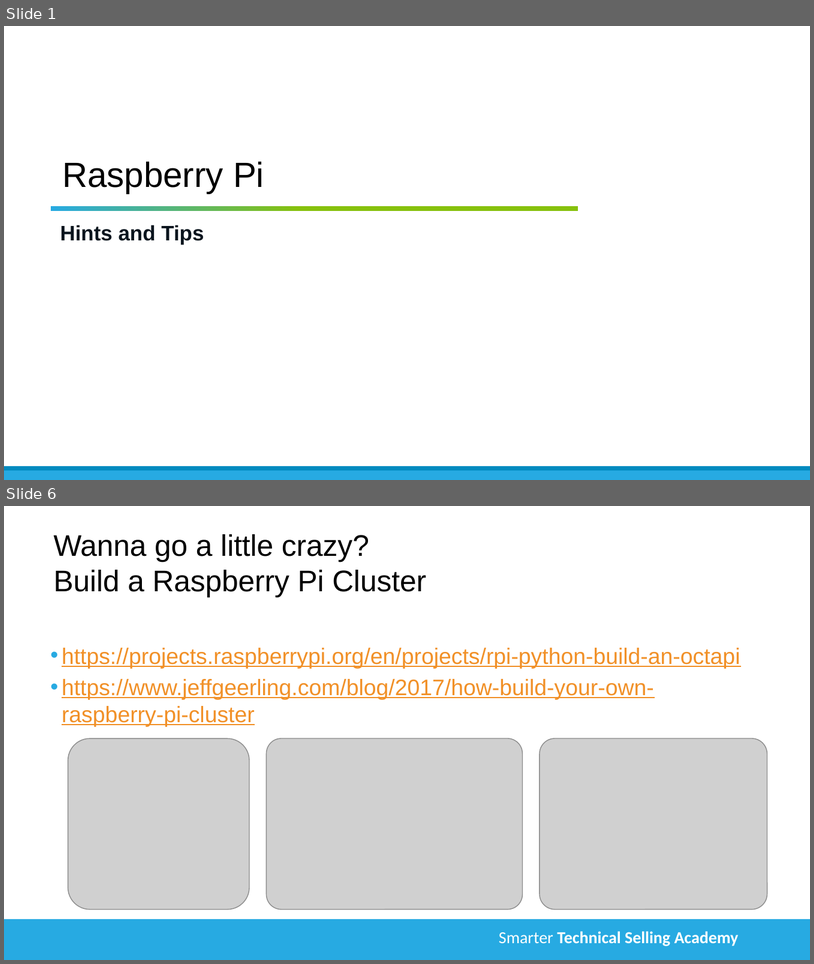
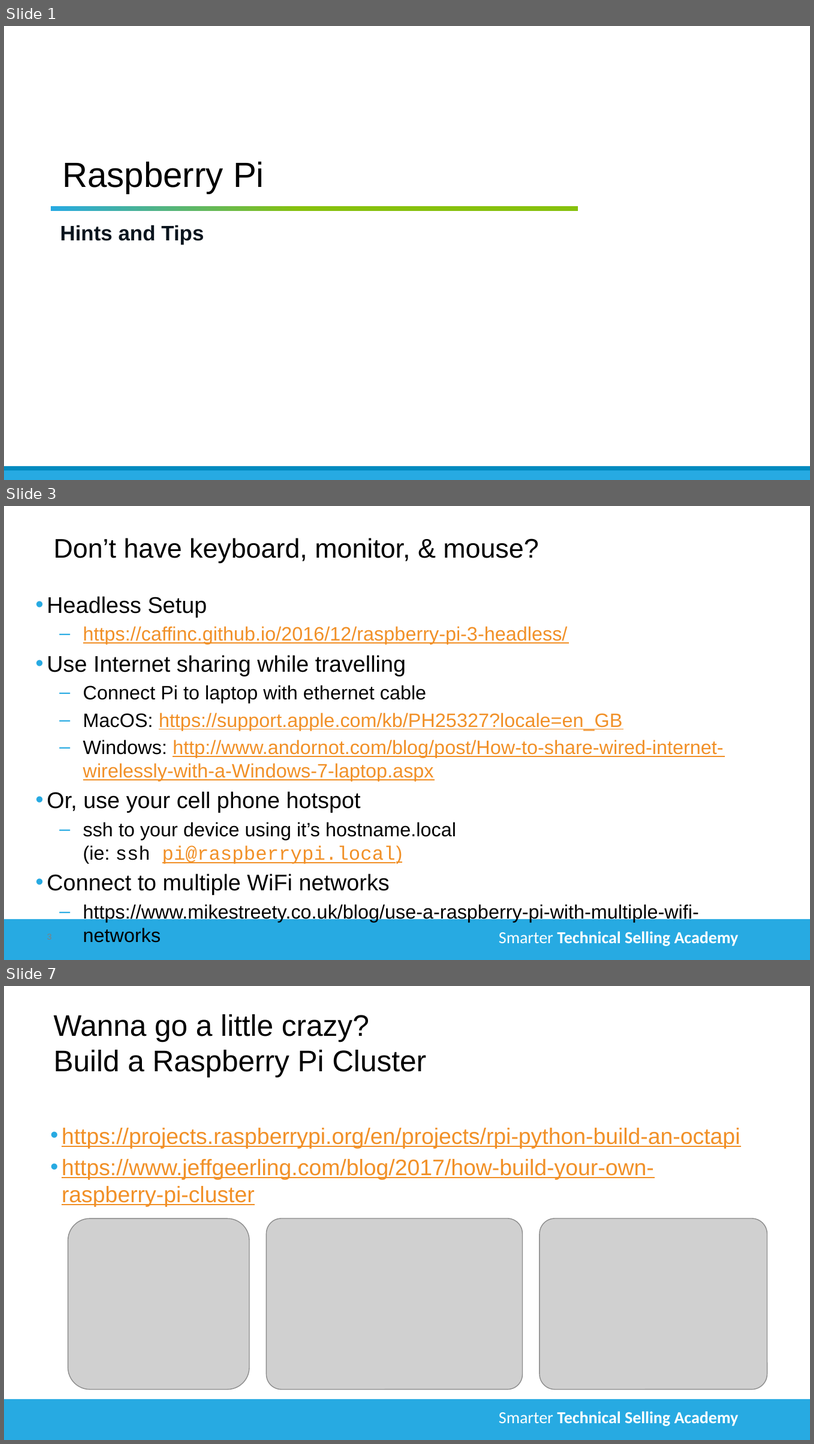
Before and after one commit to CaskAle/iot-workshop, a slide deck: RaspberryPi-Hints-and-Tips.pptx. Shown one above the other, each under a label of ours: slides 1 and 6 before the commit, slides 1, 3 and 7 after it; the slides between them are not shown. The pictures are 814x964 and 814x1444 pixels, drawn with LibreOffice and Linux fonts; fonts in the diff are those of the drawing; grey boxes stand for pictures; background and template pictures are left out. Boxes give left, top, right and bottom in pixels: in the first picture for what was removed or moved away, otherwise in the second. Text is boxed around its words. In the diff, an @@ line names an element or a change of style, - is before the commit and + after.

```diff
--- a/RaspberryPi-Hints-and-Tips.pptx
+++ b/RaspberryPi-Hints-and-Tips.pptx
@@ slide 3 added at (4,506,810,960), background #FFFFFF; not listed: 2 template elements that a slide beside it also shows @@
@@ title added at (54,538,539,563), 24 pt, text #000000 @@
+Don’t have keyboard, monitor, & mouse?
@@ text added at (47,596,723,922), 17.3 pt, text #000000 @@
+• Headless Setup
+  – https://caffinc.github.io/2016/12/raspberry-pi-3-headless/
+• Use Internet sharing while travelling
+  – Connect Pi to laptop with ethernet cable
+  – MacOS: https://support.apple.com/kb/PH25327?locale=en_GB
+  – Windows: http://www.andornot.com/blog/post/How-to-share-wired-internet-wirelessly-with-a-Windows-7-laptop.aspx
+• Or, use your cell phone hotspot
+  – ssh to your device using it’s hostname.local
+    (ie: ssh pi@raspberrypi.local)
+• Connect to multiple WiFi networks
+  – https://www.mikestreety.co.uk/blog/use-a-raspberry-pi-with-multiple-wifi-networks
@@ page number added at (32,928,57,942), 7.5 pt, text #808080 @@
+3
@@ what was slide 6 is now slide 7 @@
```
Also in this commit, not shown: 4 slides changed.
